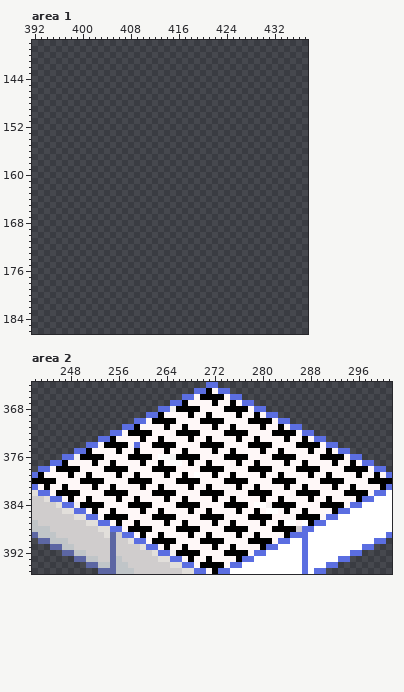
Pixel-art file -- electricoon/Graphics/tiles.aseprite. The picture above is the old version.
512x256 pixels, 1 frame. Colours within 5 levels of each other are drawn and written as one. Shown: area 1: x 392..437, y 138..186; area 2: x 242..301, y 364..395. The old version is drawn lined up with the new one. The commit also changed other parts of the picture, which this record leaves out.
The same view after the edit:
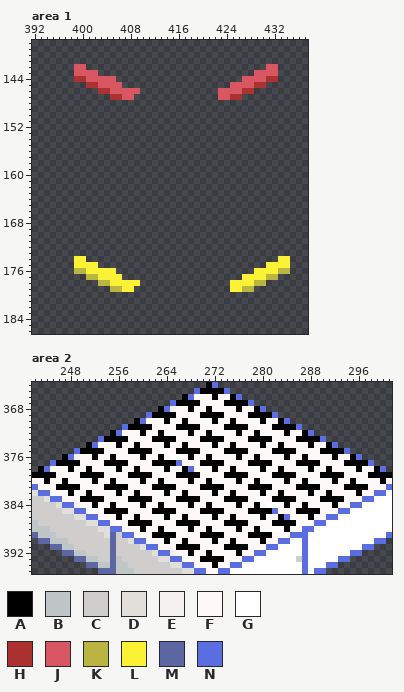
Palette (. is transparent): A #000000  B #c0c5c8  C #d0cdcd  D #e2dfdb  E #f4f1f1  F #fff8f8  G #ffffff  H #ac3232  J #d95763  K #bab440  L #fbf236  M #5c66a3  N #5b6ee1
Change:
canvas 512x256 -> 512x512; drawings rearranged on the sheet (the old picture shows each at its new place)
Changed rows in their new state; - is an unchanged pixel.
Area 1:
first column x 399:
142 JJ------------------------------JJ
143 JJJJ--------------------------JJJJ
144 HHJJJJJ---------------------JJJJHH
145 --HHJJJJ------------------JJJJHH--
146 ----HHJJJJJ-------------JJJJHH----
147 ------HHJJ--------------JJHH------
first column x 399:
174 LL--------------------------------LL
175 LLLL----------------------------LLLL
176 KKLLLLL-----------------------LLLLKK
177 --KKLLLL--------------------LLLLKK--
178 ----KKLLLLL---------------LLLLKK----
179 ------KKLL----------------LLKK------
Area 2:
first column x 242:
364 -----------------------------A------------------------------
365 ----------------------------A-AA----------------------------
366 -------------------------A--FF-F-A--------------------------
367 ------------------------A-AA--F-A-AA------------------------
368 ---------------------A--FF-F-A--FF-F-A----------------------
369 --------------------A-AA--F-A-AA--F-A-AA--------------------
370 -----------------A--FF-F-A--FF-F-A--FF-F-A------------------
371 ----------------A-AA--F-A-AA--F-A-AA--F-A-AA----------------
372 -------------A--FF-F-A--FF-F-A--FF-F-A--FF-F-A--------------
373 ------------A-AA--F-A-AA--F-A-AA--F-A-AA--F-A-AA------------
374 ---------A--FF-F-A--FF-F-A--FF-F-A--FF-F-A--FF-F-A----------
375 --------A-AA--F-A-AA-GG-A-AA--F-A-AA--F-A-AA--F-A-AA--------
376 -----A--FF-F-A--FF-F-AFGGF-F-A--FF-F-A--FF-F-A--FF-F-A------
377 ----A-AA--F-A-AA--F-A-AAN-F-A-AA--F-A-AA--F-A-AA--F-A-AA----
378 -A--FF-F-A--FF-F-A--FF-F-ANGFF-F-A--FF-F-A--FF-F-A--FF-F-A--
379 A-AA--F-A-AA--F-A-AA--F-A-AA--F-A-AA--F-A-AA--F-A-AA--F-A-AA
380 FF-F-A--FF-F-A--FF-F-A--FF-F-A--FF-F-A--FF-F-A--FF-F-A--FF-F
381 --F-A-AA--F-A-AA--F-A-AA--F-A-AA--F-A-AA--F-A-AA--F-A-AA--F-
382 ----FF-F-A--FF-F-A--FF-F-A--FF-F-A--FF-F-A--FF-F-A--FF-F----
383 ------F-A-AA--F-A-AA--F-A-AA--F-A-AA-GG-A-AA--F-A-AA--F-----
384 --------FF-F-A--FF-F-A--FF-F-A--FF-F-AFGGF-F-A--FF-F--------
385 ----------F-A-AA--F-A-AA--F-A-AA--F-A-AAN-F-A-AA--F---------
386 ------------FF-F-A--FF-F-A--FF-F-A--FF-F-ANGFG-F------------
387 --------------F-A-AA--F-A-AA--F-A-AA--F-A-AAG-F-------------
388 ----------------FF-F-A--FF-F-A--FF-F-A--GG-GG---------------
389 ------------------F-A-AA--F-A-AA--F-A-AA--F-----------------
390 --------------------FF-F-A--FF-F-A--FF-F--------------------
391 ----------------------F-A-AA--F-A-AA--F---------------------
392 ------------------------FF-F-A--FF-F------------------------
393 --------------------------F-A-AA--F---------C---------------
394 ----------------------------FF-F----------------------------
395 ------------------------------F-----------------------------
Where, in picture pixels (left, top, right, bottom), the same in both pictures:
added: (74, 64, 140, 100)
added: (218, 64, 278, 100)
added: (74, 256, 140, 292)
added: (230, 256, 290, 292)
changed: (32, 382, 392, 574)
